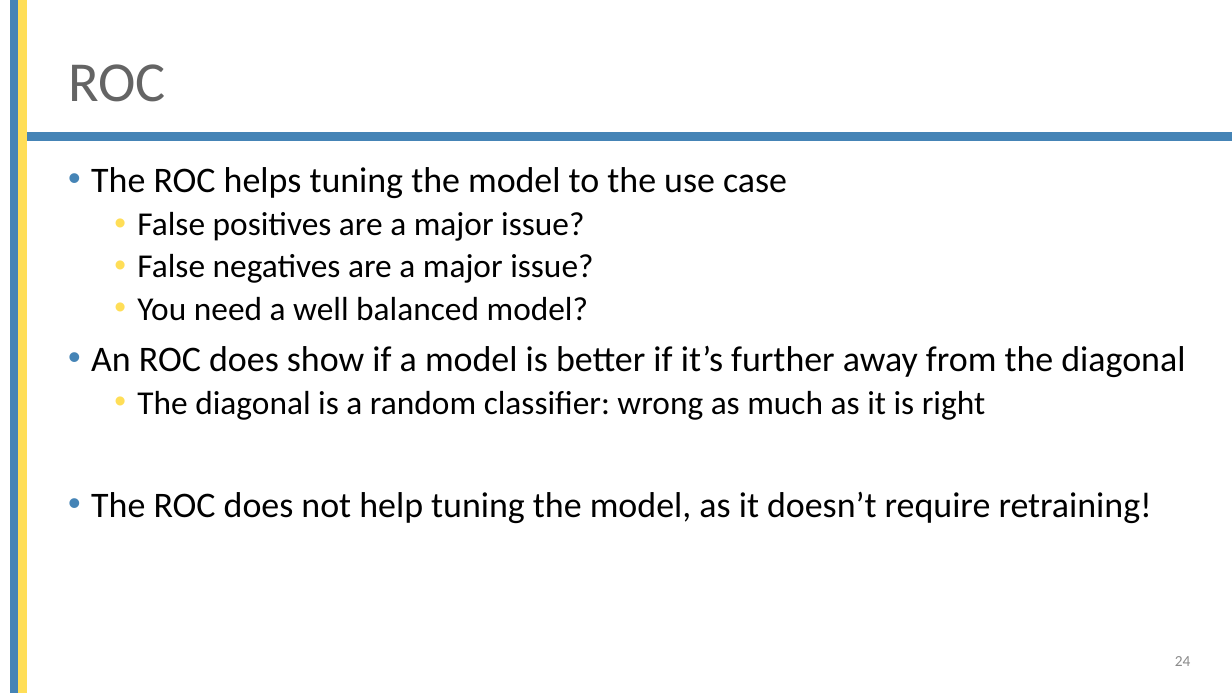
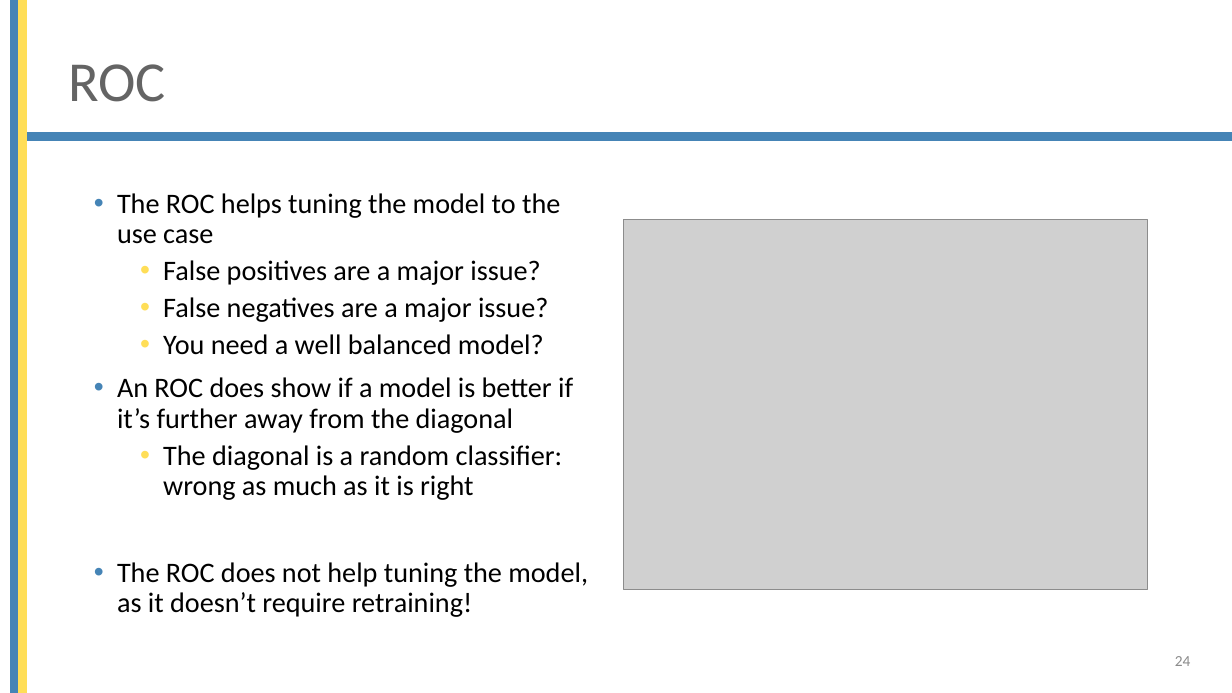
Before and after one commit to mjochen/Cello_AI, a slide deck: slide 24 of ppts/5 - Model quality.pptx. Drawn at 1232x693 pixels with LibreOffice and Linux fonts; fonts in the diff are those of the drawing; grey boxes stand for pictures; background and template pictures are left out. Boxes give left, top, right and bottom in pixels: in the first picture for what was removed or moved away, otherwise in the second. Text is boxed around its words. In the diff, an @@ line names an element or a change of style, - is before the commit and + after.

```diff
--- a/ppts/5 - Model quality.pptx
+++ b/ppts/5 - Model quality.pptx
@@ text "The ROC helps tuning the ...": place and size @@
-text "The ROC helps tuning the ..." at <box>91,167,1185,523</box>
+text "The ROC helps tuning the ..." at <box>117,193,588,617</box>
@@ text "The ROC helps tuning the ..." at <box>117,193,588,617</box>: size 28 to 22 pt in "The ROC helps tuning the model to ...", "An ROC does show if a model ...", "The ROC does not help tuning the ..."; size 26 to 22 pt in "False positives are a major issue?", "False negatives are a major issue?", "You need a well balanced model?", "The diagonal is a random classifier: wrong ..." @@
@@ picture added at <box>624,219,1148,590</box> @@
```
Also in this commit, not shown: 1 other slide changed, 2 slides added, 37 other files.
